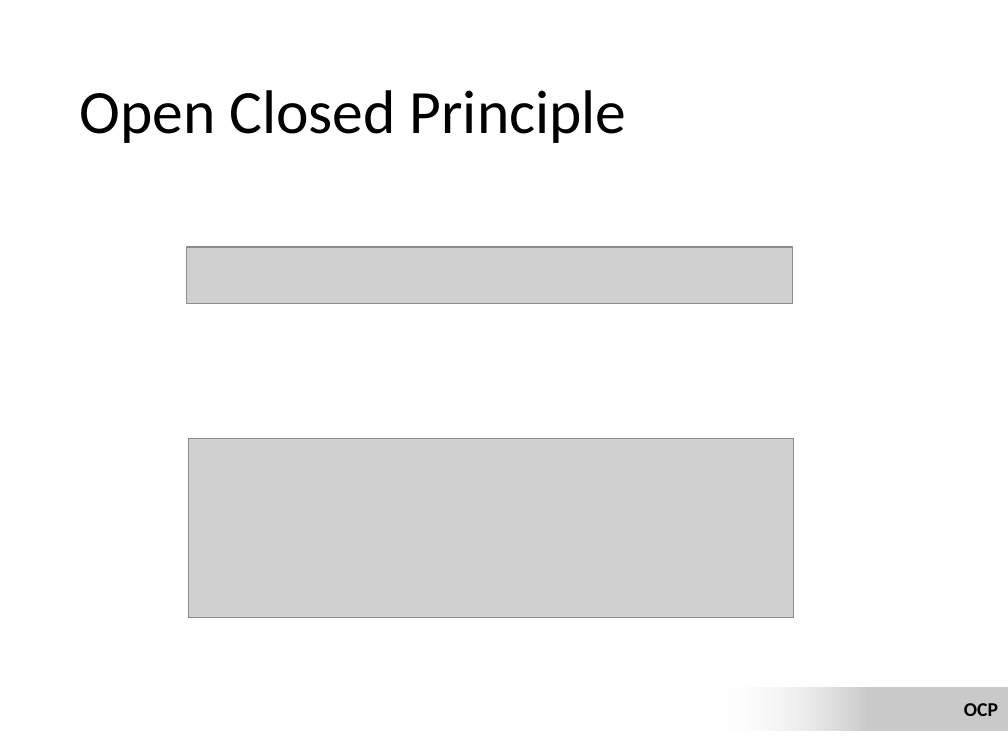
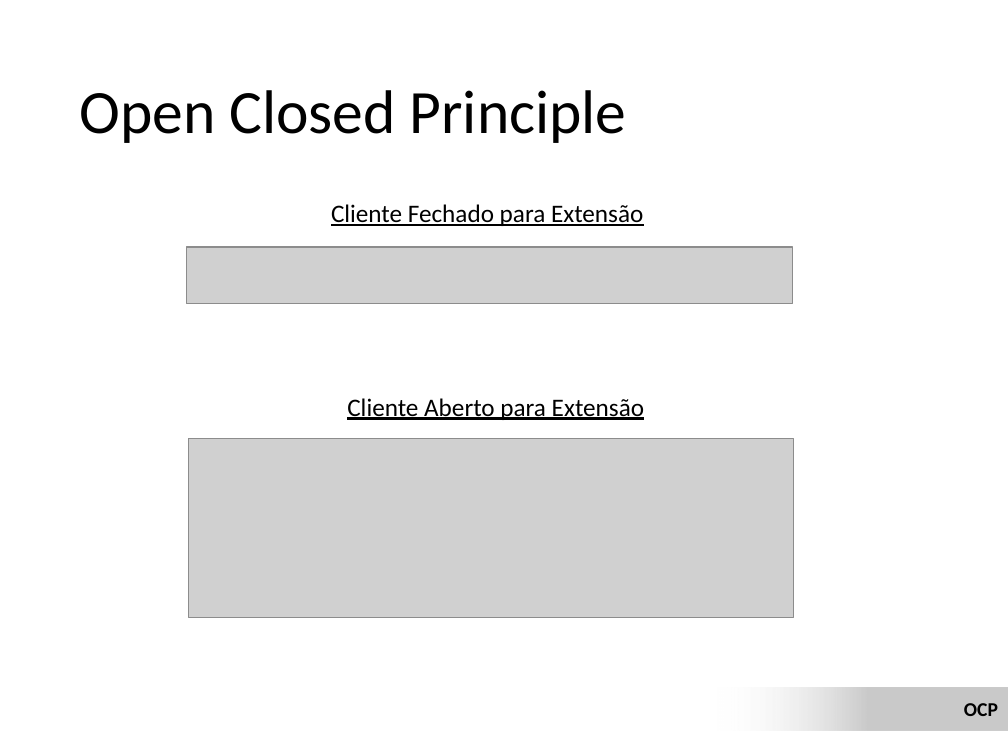
Before and after one commit to ivanpaulovich/event-sourcing-jambo, a slide deck: slide 18 of docs/Princípios SOLID de OO usando .NET.pptx. Drawn at 1008x756 pixels with LibreOffice and Linux fonts; fonts in the diff are those of the drawing; grey boxes stand for pictures. Boxes give left, top, right and bottom in pixels: in the first picture for what was removed or moved away, otherwise in the second. Text is boxed around its words. In the diff, an @@ line names an element or a change of style, - is before the commit and + after.

```diff
--- a/docs/Princípios SOLID de OO usando .NET.pptx
+++ b/docs/Princípios SOLID de OO usando .NET.pptx
@@ text added at (331,204,643,226), 18 pt, text #000000, underline @@
+Cliente Fechado para Extensão
@@ text added at (347,398,644,420), 18 pt, text #000000, underline @@
+Cliente Aberto para Extensão
```
Also in this commit, not shown: 1 other slide changed, 1 other file.
